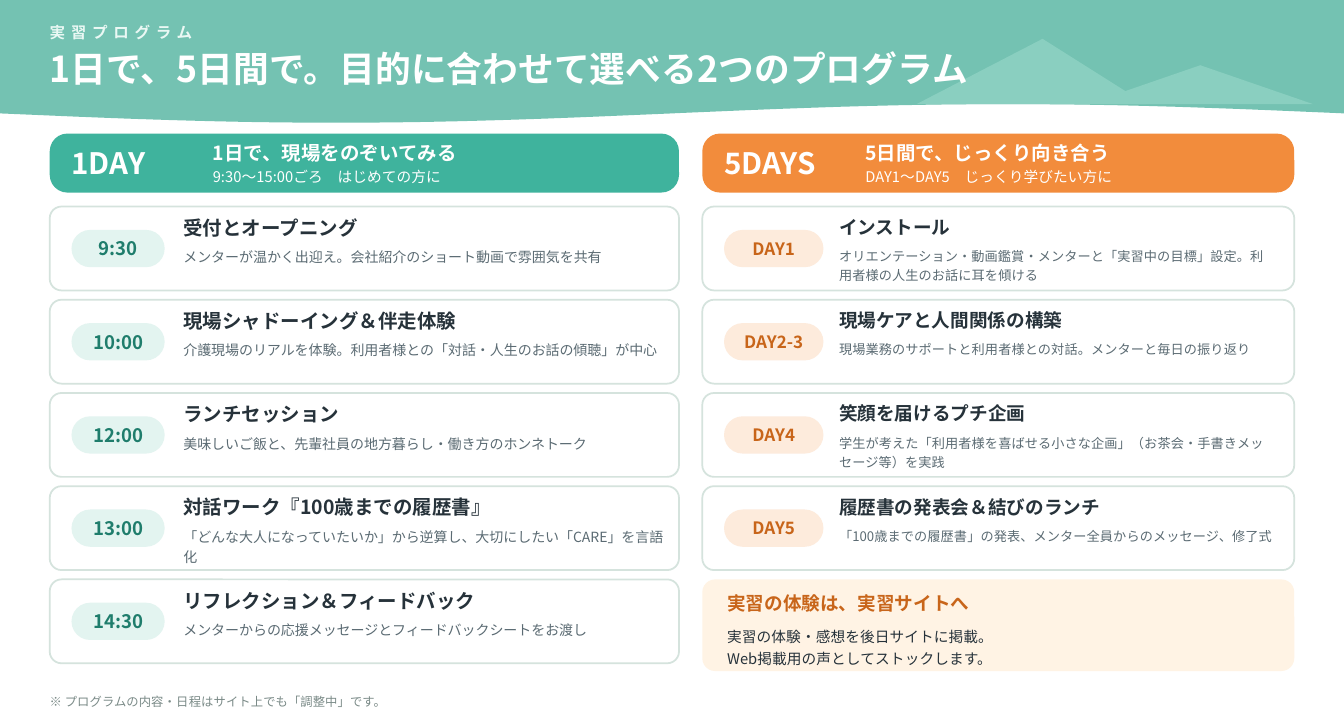
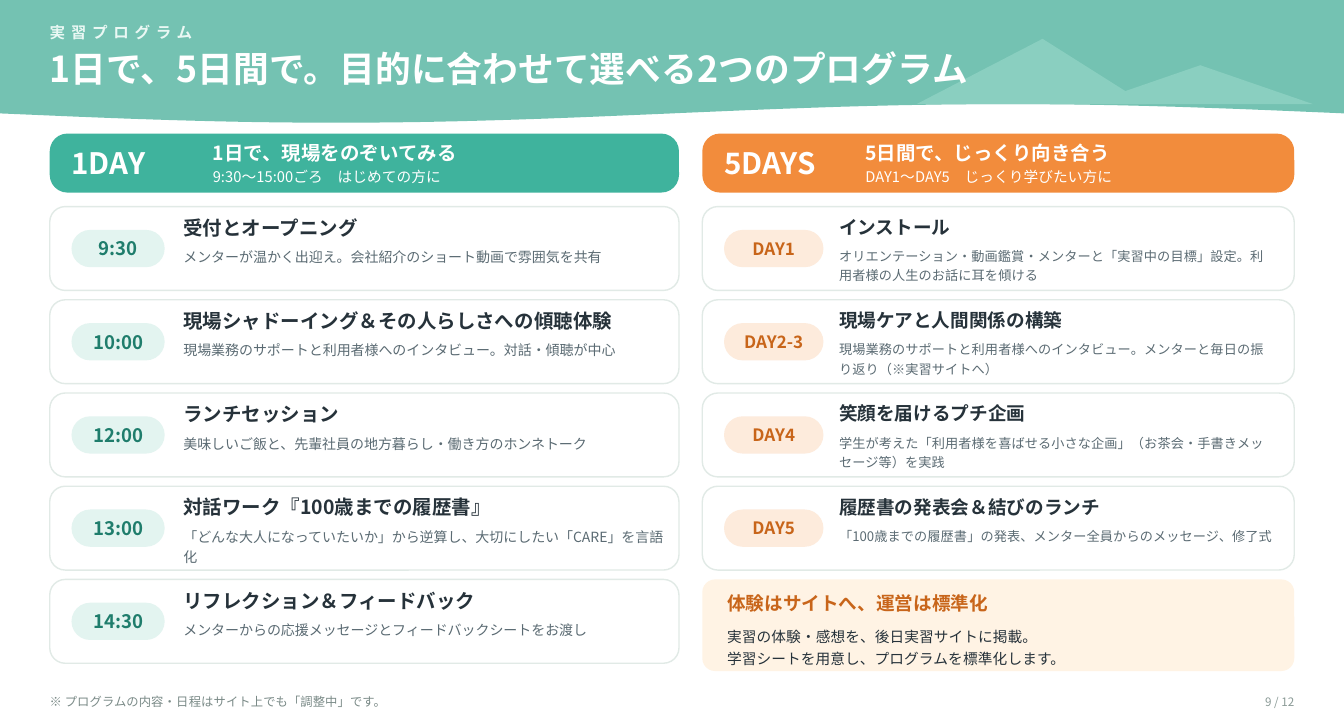
Before and after one commit to tatatatachan/claude, a slide deck: slide 9 of kyoiku-jisshu/共育実習_図解.pptx (slide 8 before the commit). Drawn at 1344x727 pixels with LibreOffice and Linux fonts; fonts in the diff are those of the drawing. Boxes give left, top, right and bottom in pixels: in the first picture for what was removed or moved away, otherwise in the second. Text is boxed around its words. In the diff, an @@ line names an element or a change of style, - is before the commit and + after.

```diff
--- a/kyoiku-jisshu/共育実習_図解.pptx
+++ b/kyoiku-jisshu/共育実習_図解.pptx
@@ text at box(183, 311, 612, 330): text changed @@
-現場シャドーイング＆伴走体験
+現場シャドーイング＆その人らしさへの傾聴体験
@@ text at box(183, 343, 615, 356): text changed @@
-介護現場のリアルを体験。利用者様との「対話・人生のお話の傾聴」が中心
+現場業務のサポートと利用者様へのインタビュー。対話・傾聴が中心
@@ text at box(839, 343, 1263, 375): text changed @@
-現場業務のサポートと利用者様との対話。メンターと毎日の振り返り
+現場業務のサポートと利用者様へのインタビュー。メンターと毎日の振り返り（※実習サイトへ）
@@ outline #D5E3DD 1.25 pt to #E1EAE6 1 pt; proportions changed in 9 elements at box(49, 207, 679, 290), box(49, 299, 679, 383), box(49, 393, 679, 477), box(49, 486, 679, 570), box(49, 580, 679, 663), box(703, 207, 1295, 290), box(703, 299, 1295, 383), box(703, 393, 1295, 477), box(703, 486, 1295, 570) @@
@@ text at box(727, 594, 988, 612): text changed @@
-実習の体験は、実習サイトへ
+体験はサイトへ、運営は標準化
@@ text at box(727, 629, 1065, 666): text changed @@
-実習の体験・感想を後日サイトに掲載。
-Web掲載用の声としてストックします。
+実習の体験・感想を、後日実習サイトに掲載。
+学習シートを用意し、プログラムを標準化します。
@@ text added at box(1265, 697, 1294, 706), 8.3 pt, text #8A9A96 @@
+9 / 12
```
Also in this commit, not shown: 9 other slides changed, 2 slides added, 4 other files.
